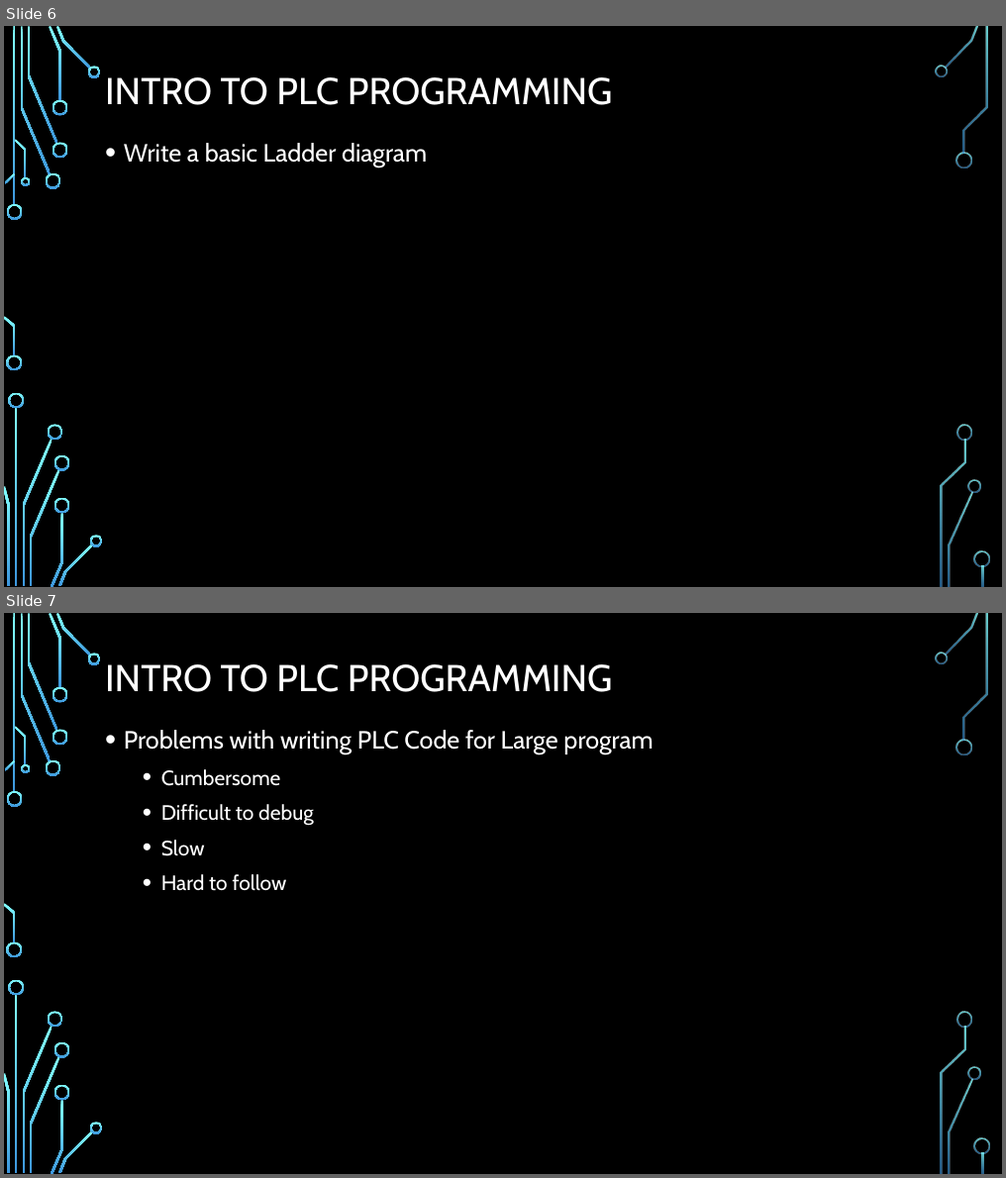
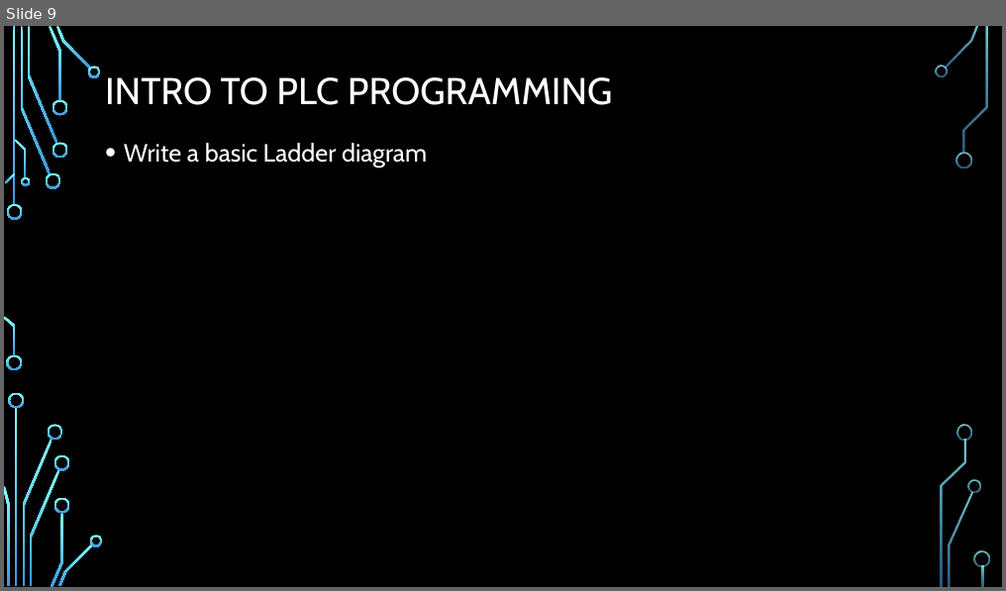
Before and after one commit to ramo1266/PLCProgrammingCourse, a slide deck: PowerPoint/Introduction To PLC programming.pptx. Shown one above the other, each under a label of ours: slides 6 and 7 before the commit, slide 9 after it. The pictures are 1006x1178 and 1006x591 pixels, drawn with LibreOffice and Linux fonts; fonts in the diff are those of the drawing; background and template pictures are left out. Boxes give left, top, right and bottom in pixels: in the first picture for what was removed or moved away, otherwise in the second. Text is boxed around its words. In the diff, an @@ line names an element or a change of style, - is before the commit and + after.

```diff
--- a/PowerPoint/Introduction To PLC programming.pptx
+++ b/PowerPoint/Introduction To PLC programming.pptx
@@ slide 7 removed at bbox=[4, 613, 1002, 1174], background picture (left out); not listed: 36 template elements that a slide beside it also shows @@
@@ title removed at bbox=[105, 664, 613, 692] @@
-INTRO TO PLC PROGRAMMING
@@ text removed at bbox=[124, 730, 652, 891] @@
-• Problems with writing PLC Code for Large program
-  • Cumbersome
-  • Difficult to debug
-  • Slow
-  • Hard to follow
@@ what was slide 6 is now slide 9 @@
```
Also in this commit, not shown: 4 slides changed, 2 slides added, 7 other slides removed, 3 other files.
